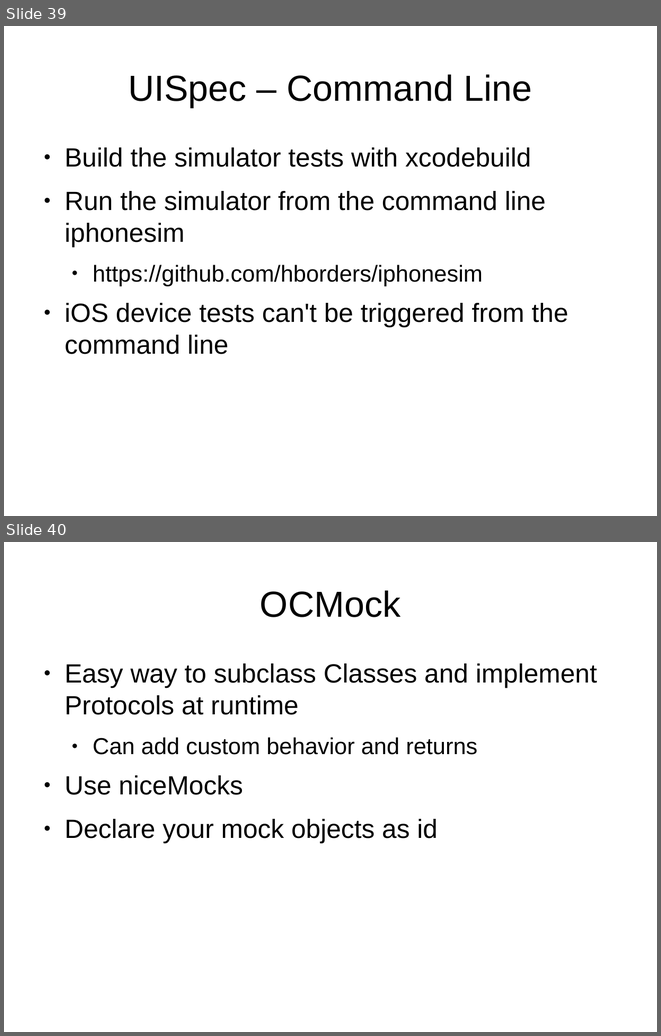
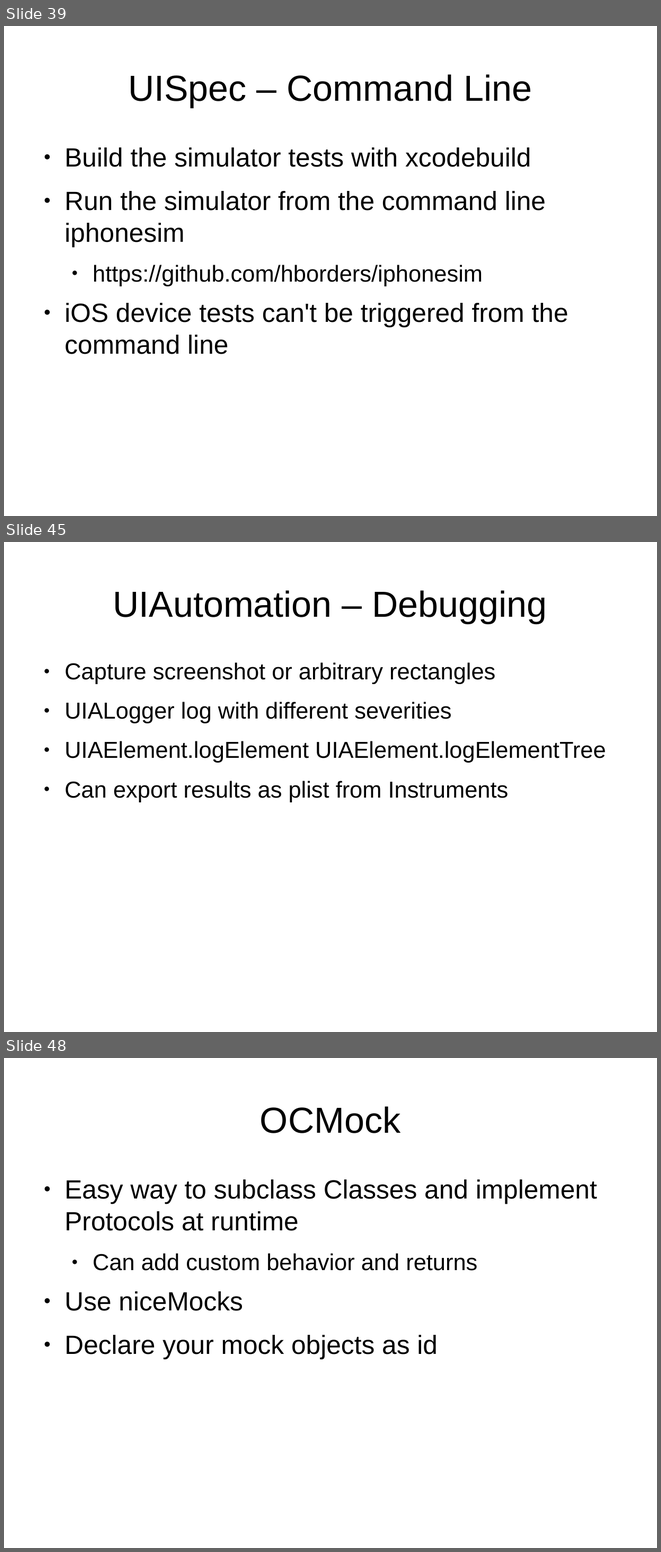
Before and after one commit to StlMobileDev/iPhone-Testing, a slide deck: Testing-Testing-iOS.odp. Shown one above the other, each under a label of ours: slides 39 and 40 before the commit, slides 39, 45 and 48 after it; the slides between them are not shown. The pictures are 661x1036 and 661x1552 pixels, drawn with LibreOffice and Linux fonts; fonts in the diff are those of the drawing. Boxes give left, top, right and bottom in pixels: in the first picture for what was removed or moved away, otherwise in the second. Text is boxed around its words. In the diff, an @@ line names an element or a change of style, - is before the commit and + after.

```diff
--- a/Testing-Testing-iOS.odp
+++ b/Testing-Testing-iOS.odp
@@ slide 45 added at [4, 542, 657, 1032], background #FFFFFF @@
@@ title added at [113, 590, 547, 623], 44 pt, text #000000 @@
+UIAutomation – Debugging
@@ text added at [64, 662, 606, 802], 28 pt, text #000000 @@
+● Capture screenshot or arbitrary rectangles
+● UIALogger log with different severities
+● UIAElement.logElement UIAElement.logElementTree
+● Can export results as plist from Instruments
@@ what was slide 40 is now slide 48 @@
```
Also in this commit, not shown: 3 slides changed, 8 other slides added, 2 other files.
